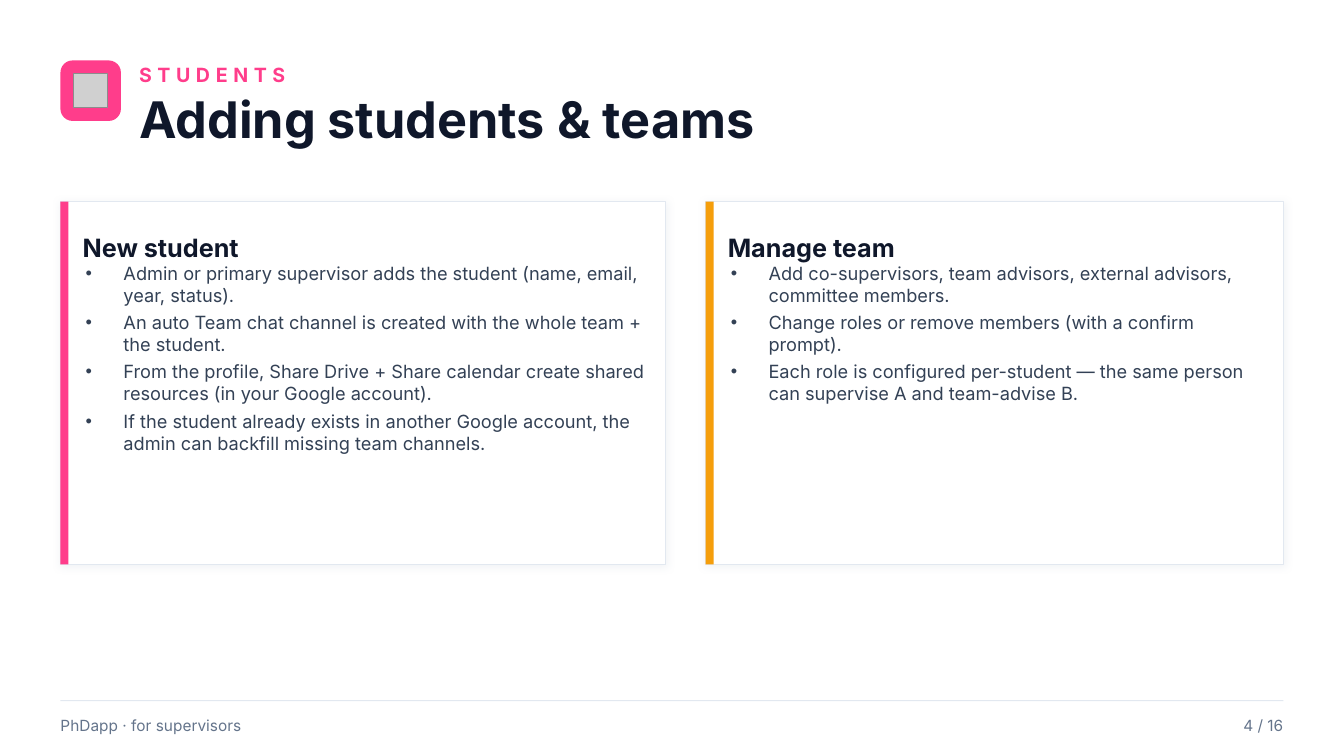
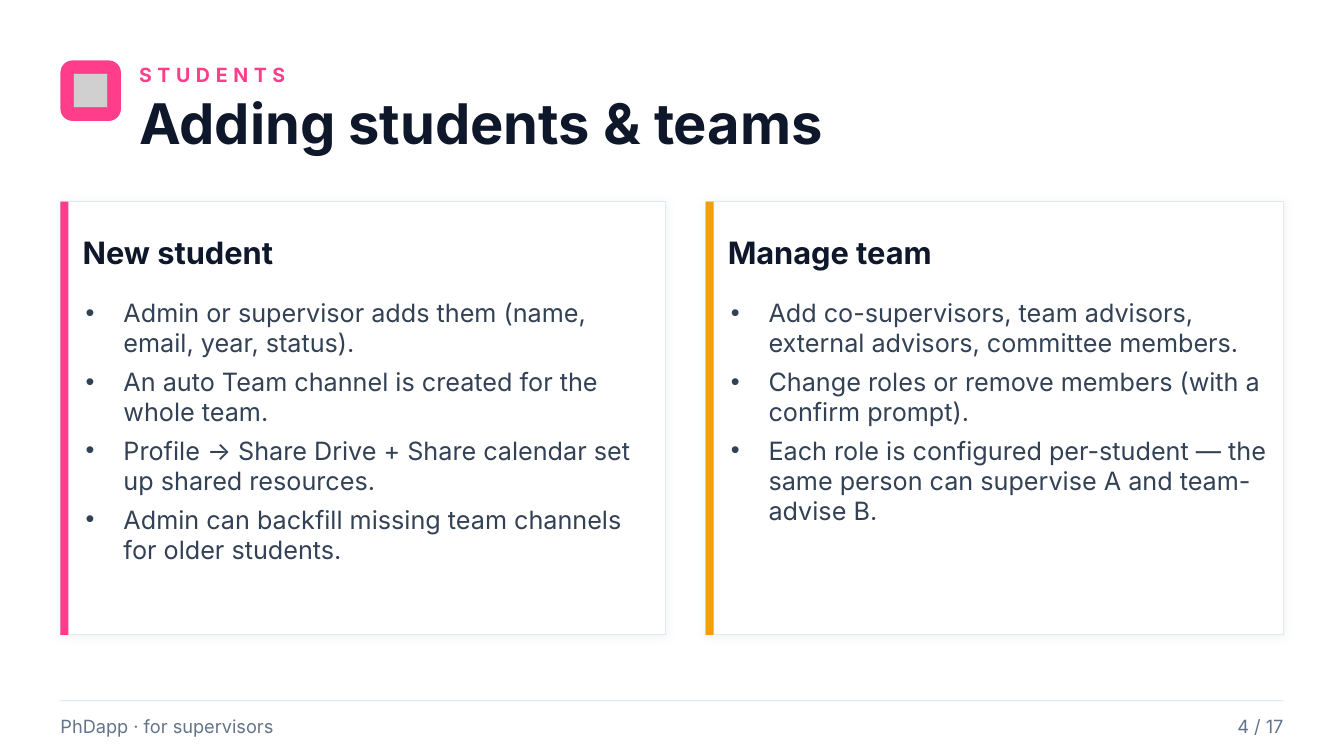
Before and after one commit to rafacastrocsic/phdapp, a slide deck: slide 4 of docs/PhDapp_Supervisor_Overview.pptx. Drawn at 1344x756 pixels with LibreOffice and Linux fonts; fonts in the diff are those of the drawing; grey boxes stand for pictures. Boxes give left, top, right and bottom in pixels: in the first picture for what was removed or moved away, otherwise in the second. Text is boxed around its words. In the diff, an @@ line names an element or a change of style, - is before the commit and + after.

```diff
--- a/docs/PhDapp_Supervisor_Overview.pptx
+++ b/docs/PhDapp_Supervisor_Overview.pptx
@@ text "Adding students & teams" at box(139, 101, 823, 156): size 36 to 40 pt @@
@@ rectangle: place and size @@
-rectangle at box(60, 202, 665, 565)
+rectangle at box(60, 202, 665, 635)
@@ rectangle: place and size @@
-rectangle at box(60, 202, 69, 565)
+rectangle at box(60, 202, 69, 635)
@@ rectangle: place and size @@
-rectangle at box(706, 202, 1284, 565)
+rectangle at box(706, 202, 1284, 635)
@@ rectangle: place and size @@
-rectangle at box(706, 202, 714, 565)
+rectangle at box(706, 202, 714, 635)
@@ text "New student" at box(83, 241, 273, 265): size 18 to 22 pt @@
@@ text "Manage team" at box(728, 241, 931, 271): size 18 to 22 pt @@
@@ text "Add co-supervisors, team advisors, external ...": place and size @@
-text "Add co-supervisors, team advisors, external ..." at box(769, 266, 1244, 404)
+text "Add co-supervisors, team advisors, external ..." at box(769, 303, 1266, 521)
@@ text "Add co-supervisors, team advisors, external ..." at box(769, 303, 1266, 521): size 13 to 18 pt; more space between paragraphs @@
@@ text at box(123, 302, 630, 560): text changed; size 13 to 18 pt @@
-• Admin or primary supervisor adds the student (name, email, year, status).
-• An auto Team chat channel is created with the whole team + the student.
-• From the profile, Share Drive + Share calendar create shared resources (in your Google account).
-• If the student already exists in another Google account, the admin can backfill missing team channels.
+• Admin or supervisor adds them (name, email, year, status).
+• An auto Team channel is created for the whole team.
+• Profile → Share Drive + Share calendar set up shared resources.
+• Admin can backfill missing team channels for older students.
@@ text "PhDapp · for supervisors" at box(60, 719, 274, 737): size 11 to 13 pt @@
@@ text at box(1237, 720, 1284, 733): text changed; size 11 to 13 pt @@
-4 / 16
+4 / 17
```
Also in this commit, not shown: 15 other slides changed, 1 slide added, 3 other files.
